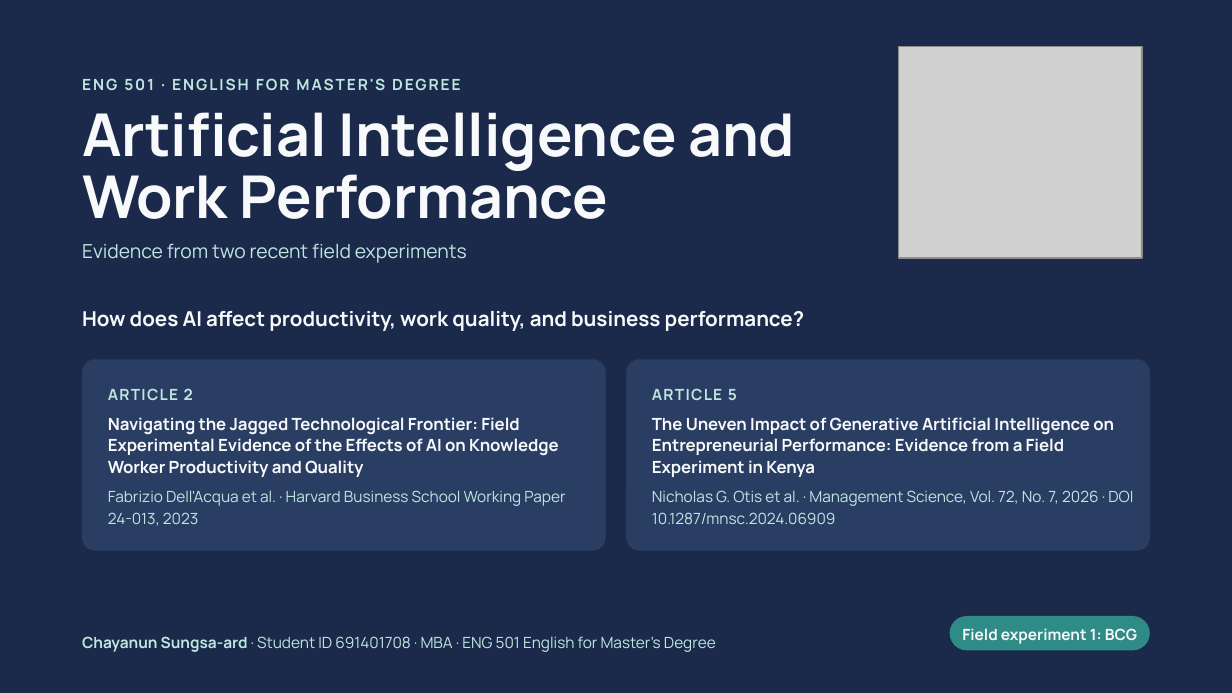
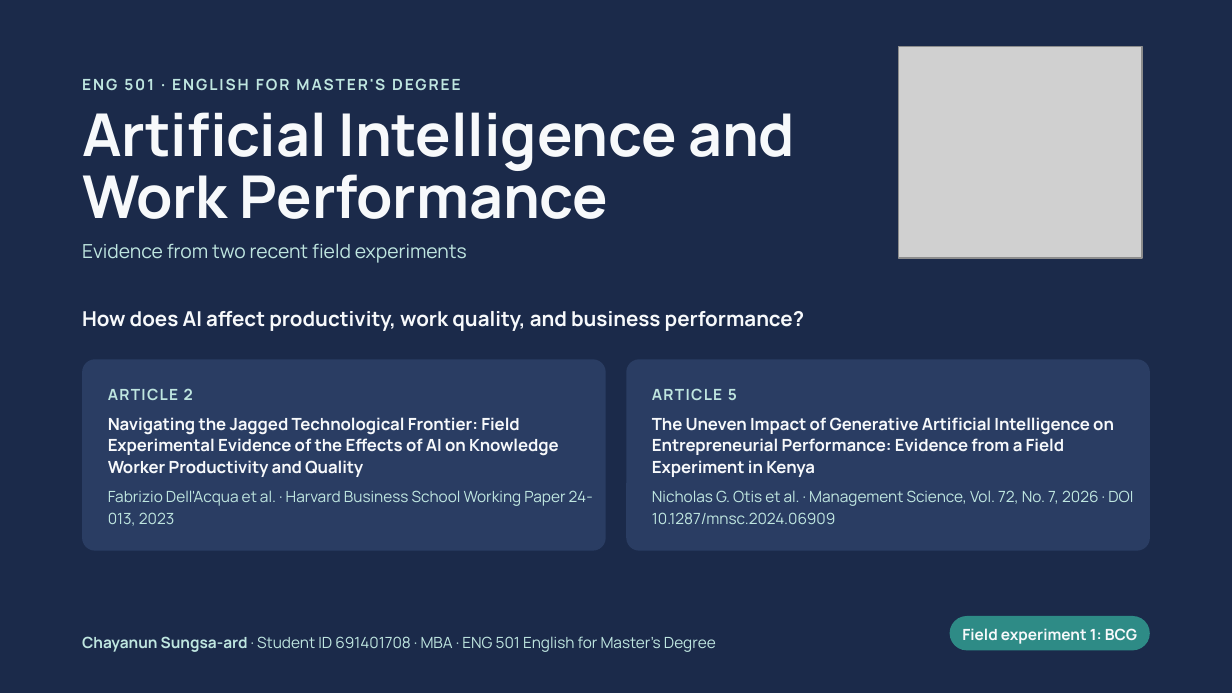
Before and after one commit to tungao06/slide-present-en, a slide deck: slide 1 of presentation/AI_Work_Performance_ENG501.pptx. Drawn at 1232x693 pixels with LibreOffice and Linux fonts; fonts in the diff are those of the drawing; grey boxes stand for pictures; background and template pictures are left out. Boxes give left, top, right and bottom in pixels: in the first picture for what was removed or moved away, otherwise in the second. Text is boxed around its words. In the diff, an @@ line names an element or a change of style, - is before the commit and + after.

```diff
--- a/presentation/AI_Work_Performance_ENG501.pptx
+++ b/presentation/AI_Work_Performance_ENG501.pptx
@@ text "Fabrizio Dell'Acqua et al. · ..." rewrapped from <box>108,490,565,526</box> to <box>108,490,593,526</box> @@
```
Also in this commit, not shown: 9 other slides changed, 2 other files.
